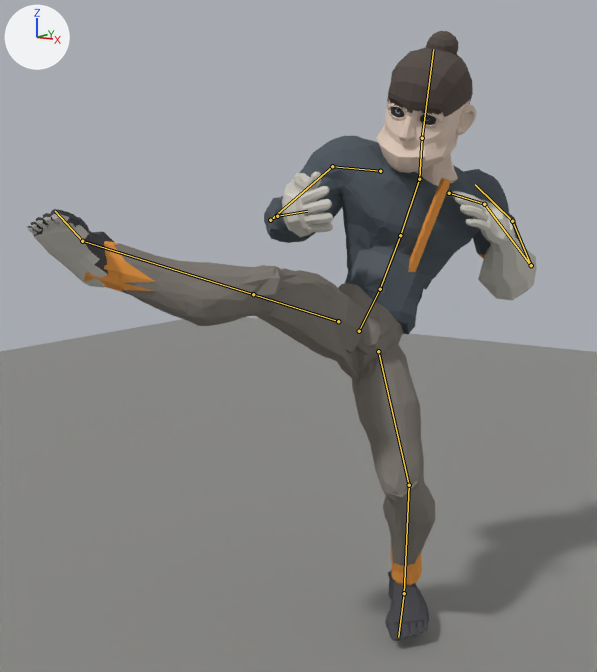
Two versions of the Blender file assets/characters/hero/hero.blend, one commit apart.
Before and after are seen from a 50 mm lens placed at (1.191, -2.394, 1.328), pointed at (-0.056, -0.545, 0.958). Every picture has the same lights, and +X, +Y and +Z are marked at upper left. The picture after the commit comes second. Both versions are drawn at frame 79 of the action 'MT_Roundhouse'; the numbers are the values there. The bones that bend it are drawn over the model as lines.

The first picture shows 'Ground', 'Hero', 'HoodieShell', 'JoggersShell'.
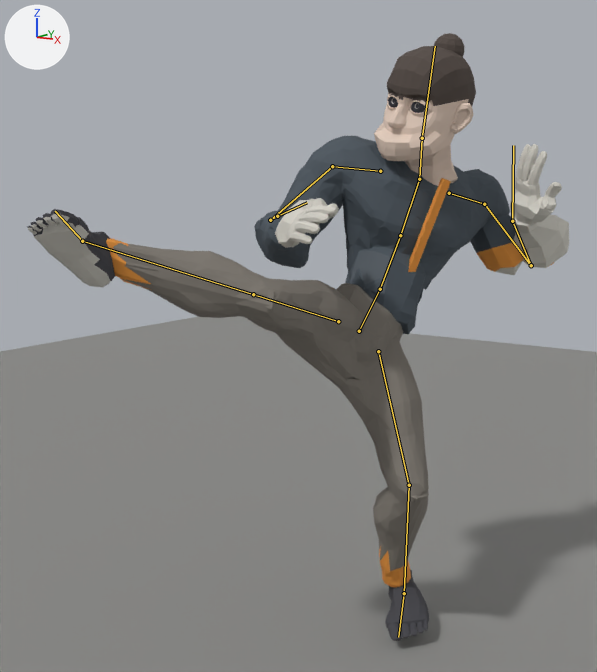
Boxes [x1, y1, x2, y2] around the edits, measured in the pictures (597 x 672 px):
'Hero', posed (6% wider)
    before: [27, 31, 537, 641]
    after: [27, 33, 569, 641]
'JoggersShell', posed
    before: [104, 241, 435, 585]
    after: [106, 238, 429, 587]
'HoodieShell', posed
    before: [264, 136, 509, 306]
    after: [254, 136, 512, 306]
bone 'Head', root to tip
    before: (422, 138) to (433, 49)
    after: (422, 138) to (435, 46)
bone 'LeftHand', root to tip
    before: (512, 221) to (475, 184)
    after: (512, 221) to (513, 145)
bone 'RightHand', root to tip
    before: (277, 216) to (307, 211)
    after: (277, 216) to (307, 202)

The change in detail:
Bone 'Head' (bone_head) turns from (0, 0, 0) to (-13, -17, 8) degrees about its own x, y and z.
Bone 'LeftUpperArm' (bone_leftupperarm) turns from (-39, 26, -13) to (-34, 3, 4) degrees about its own x, y and z.
Bone 'LeftLowerArm' (bone_leftlowerarm) turns from (-128, -8, -8) to (-58, -7, 158) degrees about its own x, y and z.
Bone 'LeftHand' (bone_lefthand) turns from (0, 0, 0) to (16, -6, 12) degrees about its own x, y and z.
Bone 'RightUpperArm' (bone_rightupperarm) turns from (7, 24, -11) to (7, -2, -15) degrees about its own x, y and z.
Bone 'RightLowerArm' (bone_rightlowerarm) turns from (-61, -8, -50) to (-90, -5, 21) degrees about its own x, y and z.
Bone 'RightHand' (bone_righthand) turns from (0, 0, 0) to (-19, 13, 2) degrees about its own x, y and z.
Bone 'LeftUpperLeg' (bone_leftupperleg) turns from (-29, 69, -61) to (-11, 22, -38) degrees about its own x, y and z.
Bone 'LeftLowerLeg' (bone_leftlowerleg) turns from (32, -9, 30) to (48, 0, 3) degrees about its own x, y and z.
Bone 'LeftFoot' (bone_leftfoot) turns from (-20, 4, -25) to (-17, 24, 23) degrees about its own x, y and z.
Bone 'RightUpperLeg' (bone_rightupperleg) turns from (-61, 67, 7) to (-20, -15, 71) degrees about its own x, y and z.
Bone 'RightLowerLeg' (bone_rightlowerleg) turns from (9, -51, 26) to (46, 0, -3) degrees about its own x, y and z.
Bone 'RightFoot' (bone_rightfoot) turns from (47, 77, 20) to (-25, 100, -9) degrees about its own x, y and z.
